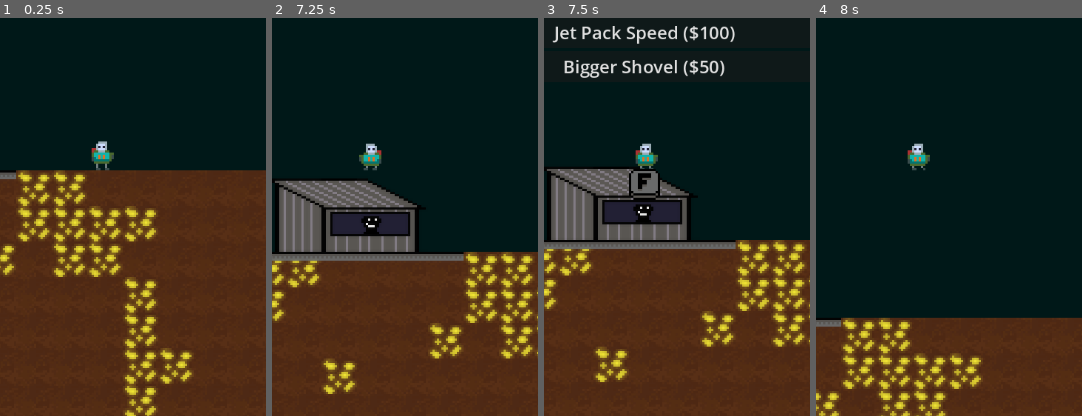
Above: before the commit, frames 1-4 (left to right).
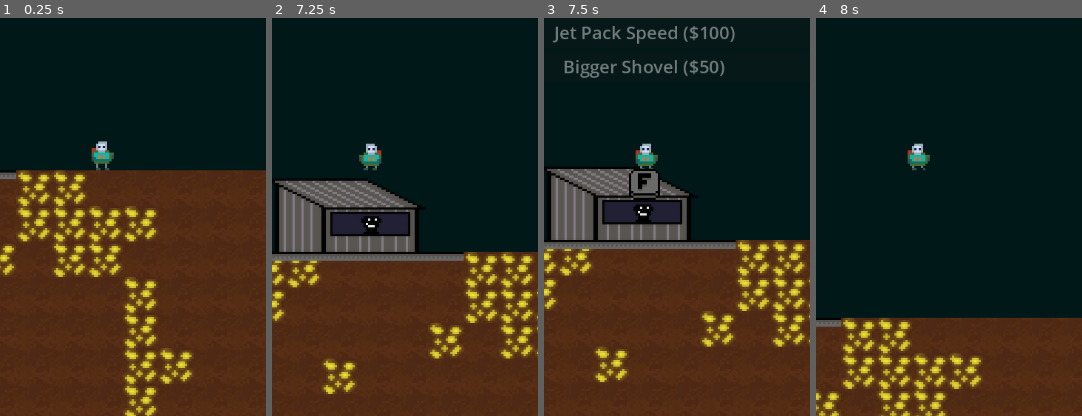
Above: after the commit, the same moments.

Repository: brikr/ludum-dare-57
Game: Godot game, scene res://scenes/main/main.tscn
Two runs of this game, one before a commit and one after it. Both use one fixed random seed, a clock stepped at 60 frames per second and the inputs below.
Inputs (mouse positions are % of the whole screen's width and height, from its top left):
- Up to frame 1 (0.25 s): no input
- Up to frame 2 (7.25 s): tap Enter at 0.5 s; move the mouse to (72, 45) at 0.52 s; hold D (move_right) 0.53-2.03 s; tap F (interact) at 0.6, 1.35, 2.3, 2.85, 3.6, 4.55, 5.1, 5.85, 6.8 s; tap Space (jump) at 0.77, 1.52, 3.02, 3.77, 4.52, 6.02, 6.77 s; move the mouse to (30, 55) at 1.27 s; move the mouse to (60, 28) at 2.02 s; press the mouse at (60, 28) at 2.03 s; hold A (move_left) 2.03-2.78 s; move the mouse to (45, 70) at 2.77 s; release the mouse at (45, 70) at 2.78 s; hold D (move_right) 2.78-4.28 s; move the mouse to (80, 65) at 3.52 s; move the mouse to (20, 35) at 4.27 s; hold A (move_left) 4.28-5.03 s; click (20, 35) at 4.35 s; move the mouse to (55, 50) at 5.02 s; hold D (move_right) 5.03-5.78 s; move the mouse to (35, 25) at 5.77 s; hold A (move_left) from 5.78 s (still down); move the mouse to (72, 45) at 6.52 s; press the mouse at (72, 45) at 6.53 s
- Up to frame 3 (7.5 s): move the mouse to (30, 55) at 7.27 s; release A (move_left) at 7.28 s; release the mouse at (30, 55) at 7.28 s; hold D (move_right) from 7.28 s (still down); tap F (interact) at 7.35 s
- Up to frame 4 (8 s): keep holding D (move_right); tap Space (jump) at 7.52 s
The pictures show only the part of the screen within x 31-81%, y 32-82%; the shares and areas given below are measured in that part.

Frames 1-2 are identical in both runs. In frame 3, 2.1% of the frame differs, in the area x 3-72%, y 2-16%; in frame 4, nothing differs.

Commit message:
basic shop ux

Diff:
--- a/scenes/shop/shop.gd
+++ b/scenes/shop/shop.gd
@@ -11,6 +11,7 @@
     GameState.player.refuel()
     GameState.player.sell_haul()
     $ShopUI.visible = true
+    $ShopUI.update_button_states()
 
 func _on_player_entered(body: Node2D) -> void:
   player_present = true
--- /dev/null
+++ b/scenes/shop_ui/item_button.gd
@@ -0,0 +1,3 @@
+class_name ItemButton extends Button
+
+var item: Item
--- a/scenes/shop_ui/item_button.tscn
+++ b/scenes/shop_ui/item_button.tscn
@@ -1,6 +1,7 @@
-[gd_scene load_steps=2 format=3 uid="uid://cvhcwsah45gpm"]
+[gd_scene load_steps=3 format=3 uid="uid://cvhcwsah45gpm"]
 
 [ext_resource type="Theme" uid="uid://dmwt5ilifg3r8" path="res://scenes/ui_theme.tres" id="1_jwvuc"]
+[ext_resource type="Script" uid="uid://du8mfevfhjgd2" path="res://scenes/shop_ui/item_button.gd" id="2_3vb3c"]
 
 [node name="ItemButton" type="Button"]
 offset_left = 15.0
@@ -10,3 +11,6 @@
 theme = ExtResource("1_jwvuc")
 theme_override_font_sizes/font_size = 24
 text = "Very Cool Item ($100)"
+script = ExtResource("2_3vb3c")
+
+[connection signal="pressed" from="." to="." method="_on_pressed"]
--- a/scenes/shop_ui/shop_ui.gd
+++ b/scenes/shop_ui/shop_ui.gd
@@ -4,19 +4,26 @@
 
 const ITEM_BUTTON_TEMPLATE = "%s ($%d)"
 
+var buttons: Array[Button]
 # TODO
 # - disable items u cant afford
 # - take money when buying
 # - remove button after buying
 
 func _ready():
-  print("rdy")
   for item in Items.GEAR_REGISTRY:
     var instance = item_button_scene.instantiate()
     instance.text = ITEM_BUTTON_TEMPLATE % [item.name, item.price]
-    instance.pressed.connect(buy_item.bind(item))
+    instance.item = item
+    instance.pressed.connect(item_button_pressed.bind(instance))
     $GearContainer.add_child(instance)
+    buttons.append(instance)
 
-func buy_item(item: Item):
-  print("buying ", item.name)
-  item.apply()
+func update_button_states():
+  for button in buttons:
+    button.disabled = GameState.player.bank_value < button.item.price
+
+func item_button_pressed(button: ItemButton):
+  GameState.player.bank_value -= button.item.price
+  button.item.apply()
+  button.queue_free()
Not shown, added: scenes/shop_ui/item_button.gd.uid
